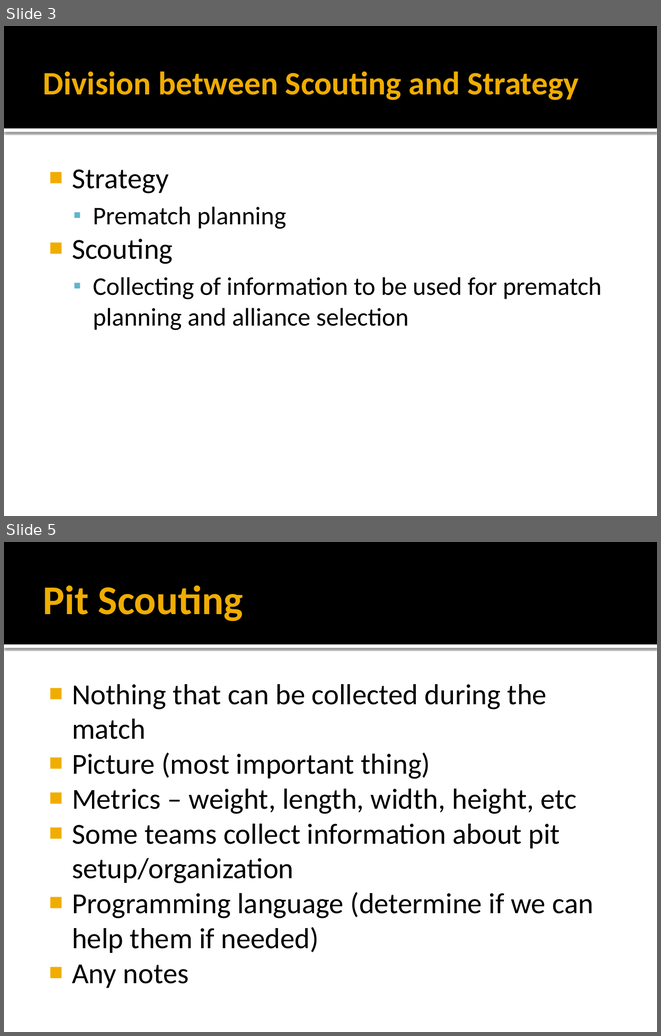
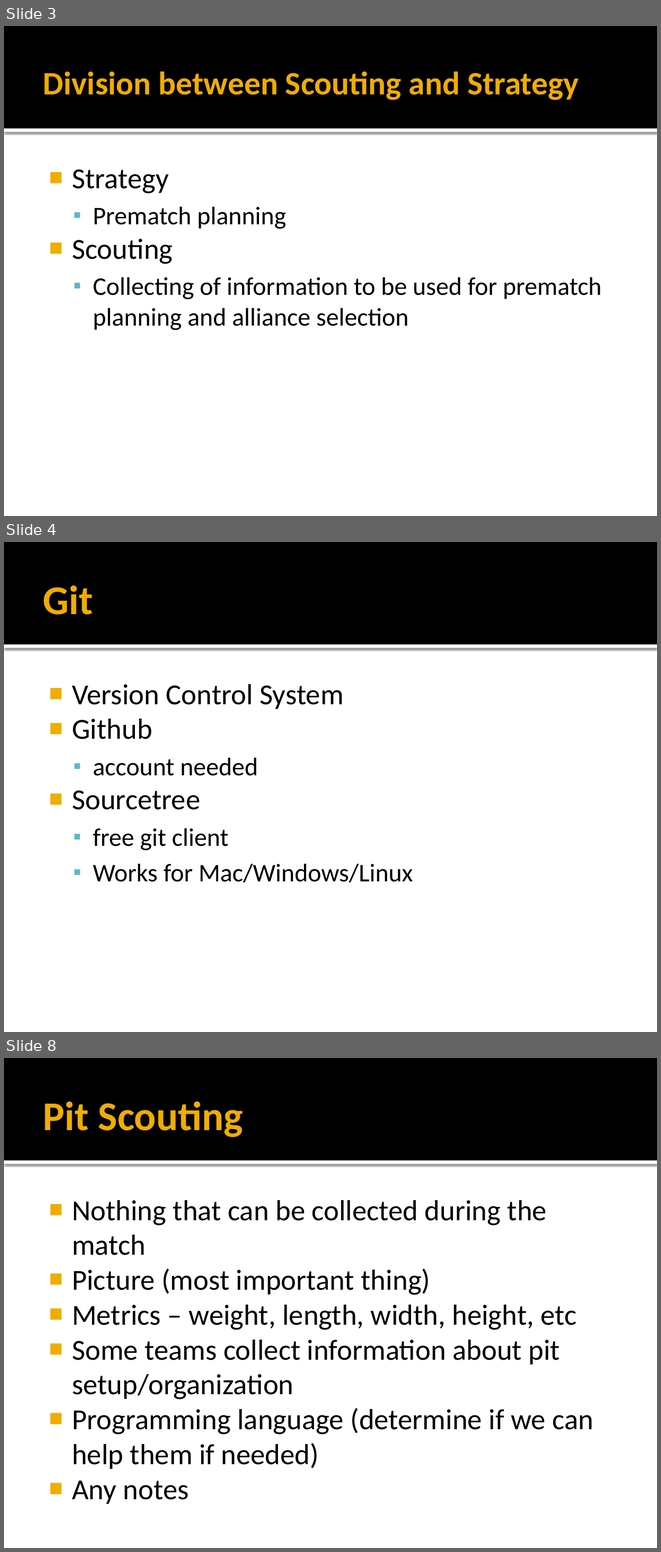
Before and after one commit to HVA-FRC-3824/AndroidLearning, a slide deck: Presentation.pptx. Shown one above the other, each under a label of ours: slides 3 and 5 before the commit, slides 3, 4 and 8 after it; the slides between them are not shown. The pictures are 661x1036 and 661x1552 pixels, drawn with LibreOffice and Linux fonts; fonts in the diff are those of the drawing. Boxes give left, top, right and bottom in pixels: in the first picture for what was removed or moved away, otherwise in the second. Text is boxed around its words. In the diff, an @@ line names an element or a change of style, - is before the commit and + after.

```diff
--- a/Presentation.pptx
+++ b/Presentation.pptx
@@ slide 4 added at <box>4,542,657,1032</box>, background #FFFFFF; not listed: 2 template elements that a slide beside it also shows @@
@@ title added at <box>43,585,94,615</box>, 45 pt, text #F0AD00, bold @@
+Git
@@ text added at <box>72,684,413,882</box>, 28 pt, text #000000 @@
+■ Version Control System
+■ Github
+  ▪ account needed
+■ Sourcetree
+  ▪ free git client
+  ▪ Works for Mac/Windows/Linux
@@ what was slide 5 is now slide 8 @@
```
Also in this commit, not shown: 4 slides changed, 5 other slides added, 1 slide removed, 9 other files.
